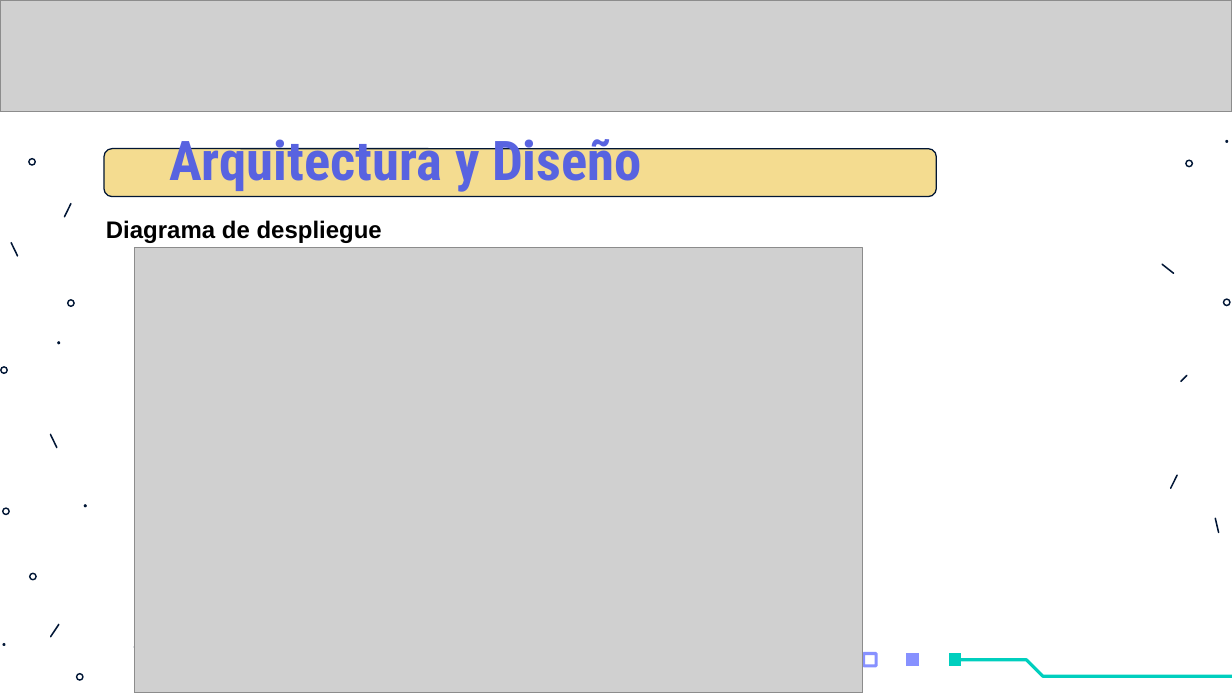
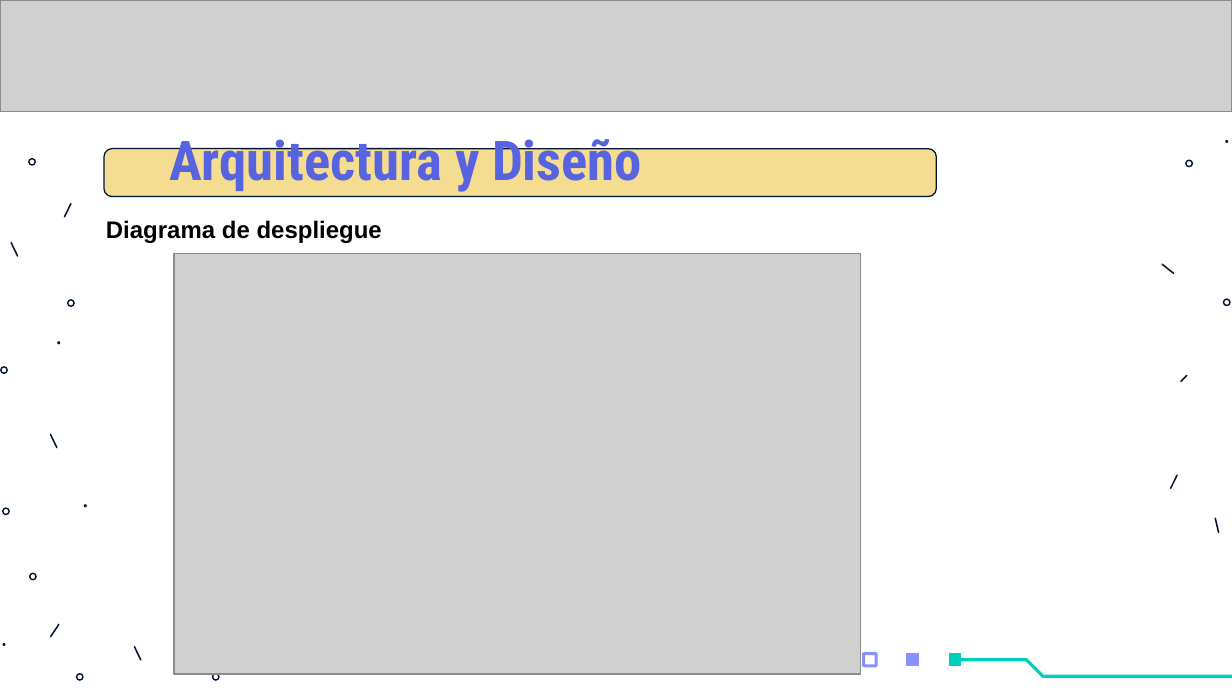
Before and after one commit to Los-Picateclas-ECI/Proyecto-ARSW-MarketHub-2021-1, a slide deck: slide 8 of Documentacion/PropuestoDelProyecto.pptx. Drawn at 1232x693 pixels with LibreOffice and Linux fonts; fonts in the diff are those of the drawing; grey boxes stand for pictures. Boxes give left, top, right and bottom in pixels: in the first picture for what was removed or moved away, otherwise in the second. Text is boxed around its words. In the diff, an @@ line names an element or a change of style, - is before the commit and + after.

```diff
--- a/Documentacion/PropuestoDelProyecto.pptx
+++ b/Documentacion/PropuestoDelProyecto.pptx
@@ picture resized from (x1=134, y1=248, x2=862, y2=693) to (x1=174, y1=254, x2=860, y2=674) @@
@@ freeform shape added at (x1=212, y1=673, x2=219, y2=680), fill #011635 @@
```
Also in this commit, not shown: 2 other slides changed.
